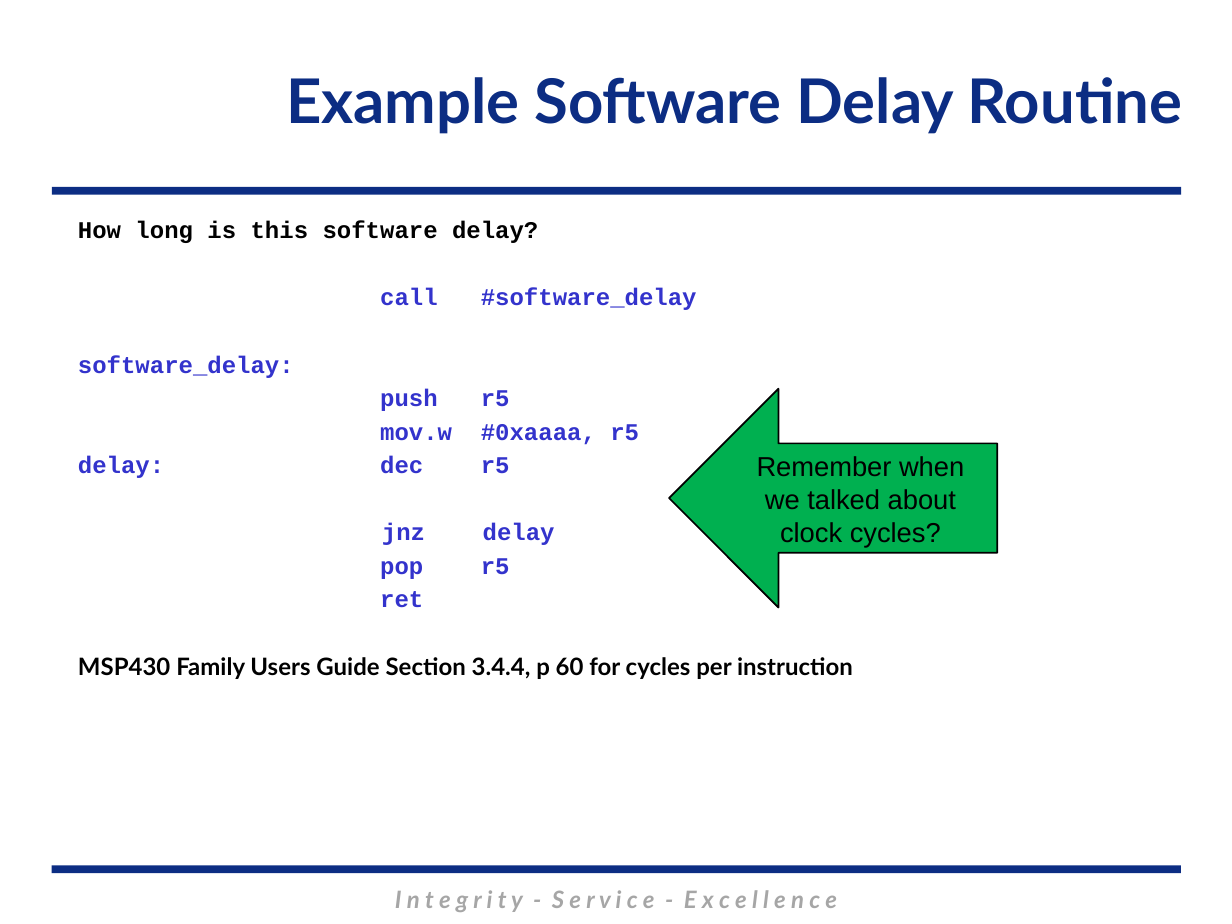
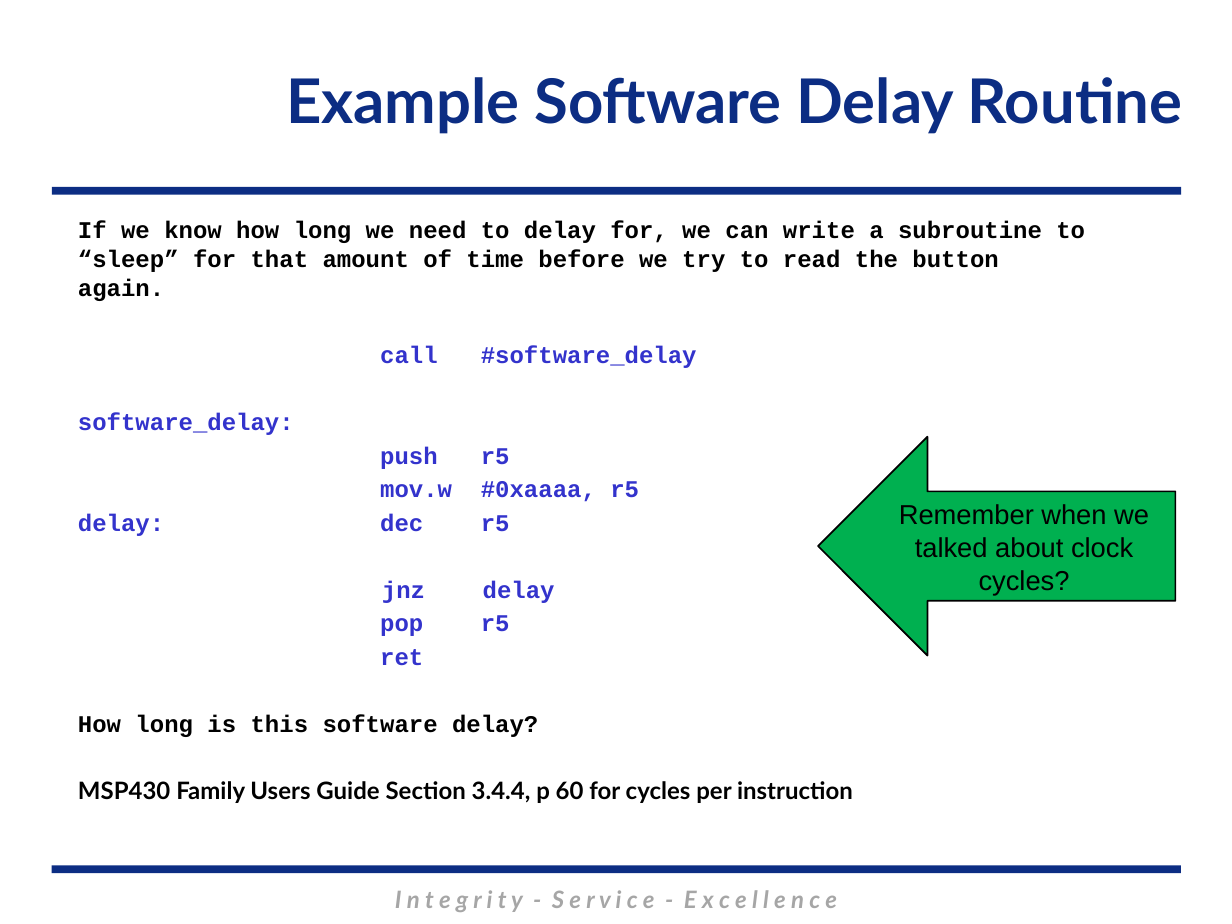
Before and after one commit to MarsUniversity/ECE382, a slide deck: slide 13 of source/lessons/lsn14-15/Lsn14-15.pptx. Drawn at 1232x924 pixels with LibreOffice and Linux fonts; fonts in the diff are those of the drawing; background and template pictures are left out. Boxes give left, top, right and bottom in pixels: in the first picture for what was removed or moved away, otherwise in the second. Text is boxed around its words. In the diff, an @@ line names an element or a change of style, - is before the commit and + after.

```diff
--- a/source/lessons/lsn14-15/Lsn14-15.pptx
+++ b/source/lessons/lsn14-15/Lsn14-15.pptx
@@ text at <box>78,221,1085,301</box>: text changed @@
-How long is this software delay?
+If we know how long we need to delay for, we can write a subroutine to “sleep” for that amount of time before we try to read the button again.
@@ left arrow "Remember when we talked about ...": place and size @@
-left arrow "Remember when we talked about ..." at <box>669,389,997,609</box>
+left arrow "Remember when we talked about ..." at <box>818,436,1175,655</box>
@@ text at <box>78,715,538,737</box>: paragraph added @@
+How long is this software delay?
```
Also in this commit, not shown: 6 other slides changed, 1 slide added, 1 slide removed, 7 other files.
